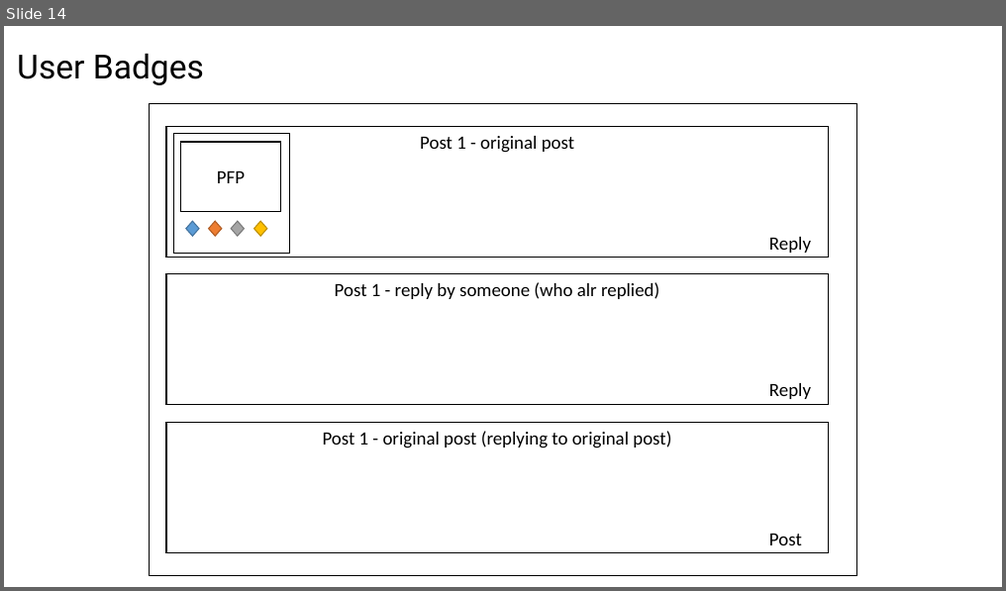
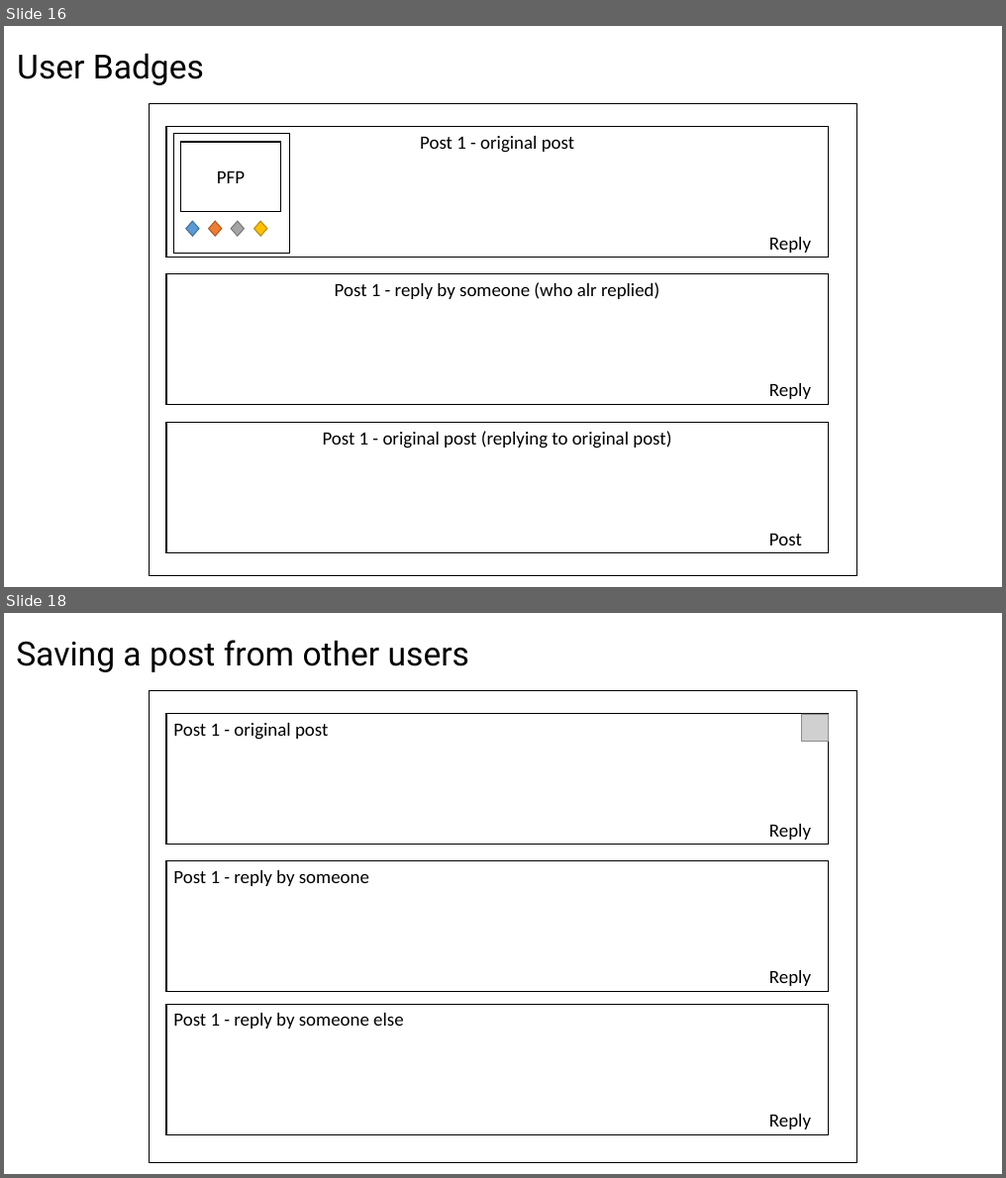
Before and after one commit to SherwinKhoo/travel-go-where, a slide deck: Project-3.pptx. Shown one above the other, each under a label of ours: slide 14 before the commit, slides 16 and 18 after it; the slides between them are not shown. The pictures are 1006x591 and 1006x1178 pixels, drawn with LibreOffice and Linux fonts; fonts in the diff are those of the drawing; grey boxes stand for pictures. Boxes give left, top, right and bottom in pixels: in the first picture for what was removed or moved away, otherwise in the second. Text is boxed around its words. In the diff, an @@ line names an element or a change of style, - is before the commit and + after.

```diff
--- a/Project-3.pptx
+++ b/Project-3.pptx
@@ slide 18 added at [4, 613, 1002, 1174], background #FFFFFF @@
@@ title added at [16, 640, 469, 672], 32 pt, text #000000 @@
+Saving a post from other users
@@ rectangle added at [150, 690, 856, 1162], outline #000000 1 pt @@
@@ rectangle added at [166, 714, 829, 845], outline #000000 1 pt, 18 pt, text #000000 @@
+Post 1 - original post
@@ picture added at [801, 714, 829, 741] @@
@@ text added at [769, 824, 811, 840], 18 pt, text #000000 @@
+Reply
@@ rectangle added at [166, 861, 829, 992], outline #000000 1 pt, 18 pt, text #000000 @@
+Post 1 - reply by someone
@@ text added at [769, 970, 811, 986], 18 pt, text #000000 @@
+Reply
@@ rectangle added at [166, 1004, 829, 1136], outline #000000 1 pt, 18 pt, text #000000 @@
+Post 1 - reply by someone else
@@ text added at [769, 1114, 811, 1130], 18 pt, text #000000 @@
+Reply
@@ what was slide 14 is now slide 16 @@
```
Also in this commit, not shown: 2 slides changed, 4 other slides added, 1 slide removed.
